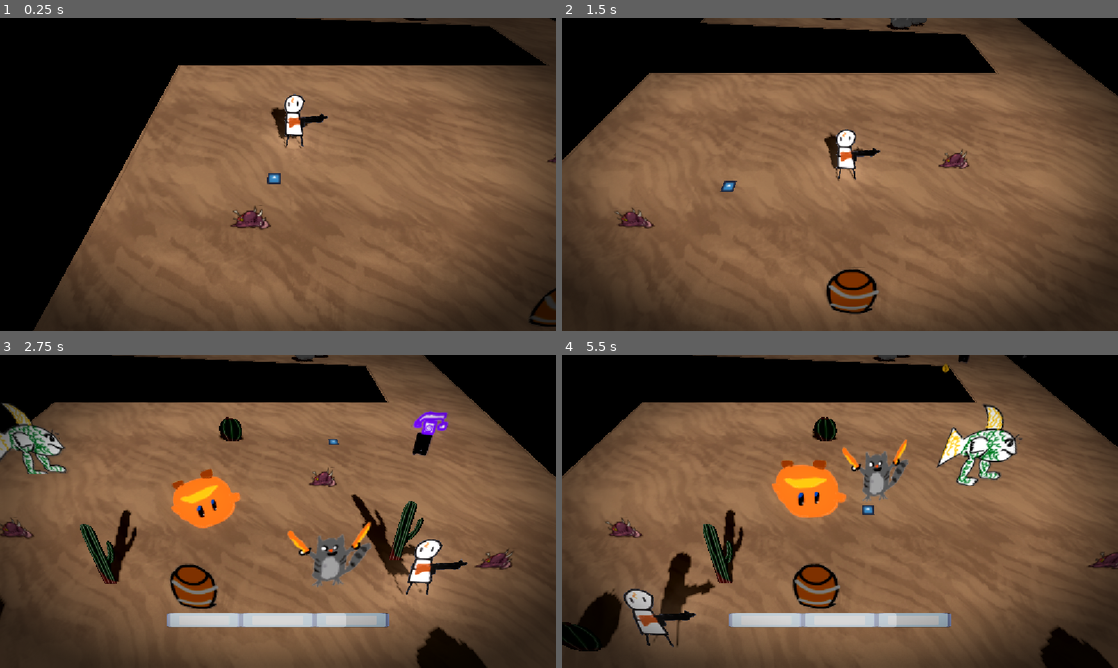
Above: before the commit, frames 1-4 (two rows, left to right).
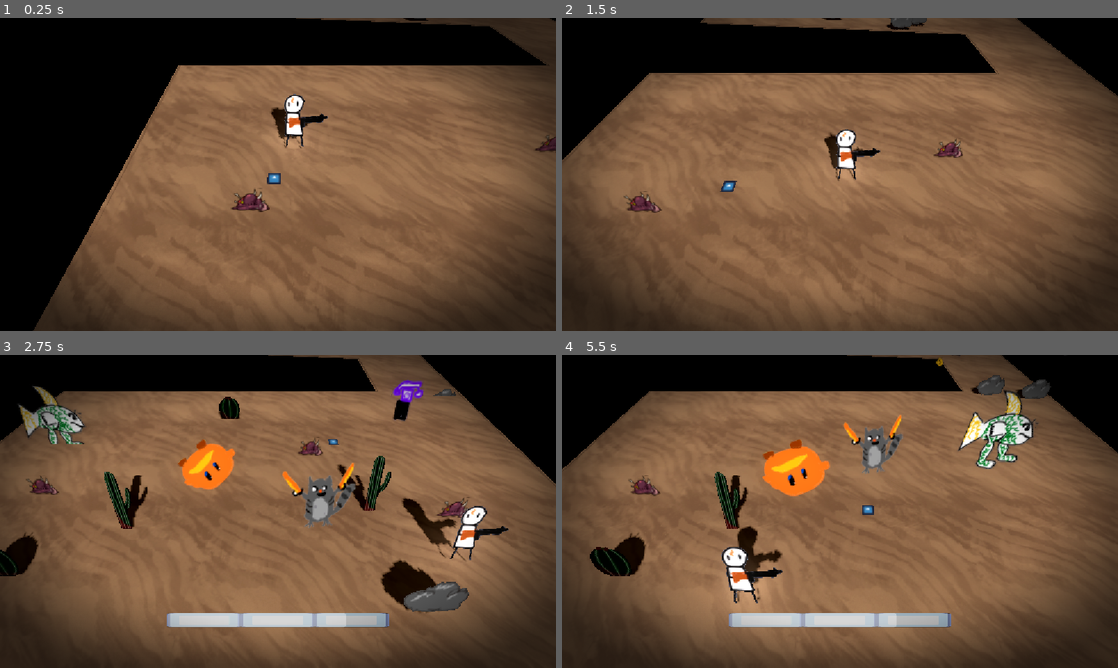
Above: after the commit, the same moments.

Repository: gmuGADIG/DEADSHOT
Game: Godot game, scene res://world/levels/desert_large/level_desert_large.tscn
Two runs of this game, one before a commit and one after it. Both use one fixed random seed, a clock stepped at 60 frames per second and the inputs below. This scene is started directly instead of the project's main scene. The engine's default icon, where the game draws it, is replaced by a stand-in: a white triangle on a blue panel in a dark square.
Inputs (mouse positions are in pixels of both pictures, inside the frame that each line leads up to):
- Up to frame 1 (0.25 s): no input
- Up to frame 2 (1.5 s): move the mouse to (962, 158) at 0.52 s; press the mouse at (962, 158) at 0.53 s; hold D (move_right) 0.53-1.28 s; move the mouse to (728, 190) at 1.27 s; release the mouse at (728, 190) at 1.28 s; hold S (move_down) from 1.28 s (still down); tap E (interact) at 1.35 s
- Up to frame 3 (2.75 s): move the mouse to (333, 442) at 2.02 s; release S (move_down) at 2.03 s; hold D (move_right) from 2.03 s (still down); tap Space (roll) at 2.1 s
- Up to frame 4 (5.5 s): move the mouse to (812, 574) at 2.77 s; release D (move_right) at 2.78 s; hold W (move_up) 2.78-3.53 s; right-click (812, 574) at 2.85 s; move the mouse to (1006, 558) at 3.52 s; press the mouse at (1006, 558) at 3.53 s; hold A (move_left) 3.53-5.03 s; move the mouse to (673, 464) at 4.27 s; release the mouse at (673, 464) at 4.28 s; tap E (interact) at 4.35 s; move the mouse to (867, 511) at 5.02 s; hold S (move_down) from 5.03 s (still down); tap Space (roll) at 5.1 s

The runs differ from the first frame. In frame 1, 0.9% of the frame differs, in the area x 41-100%, y 37-99%; in frame 2, 1.9%; in frame 3, 25%, in the area x 0-100%, y 0-100%; in frame 4, 24%.

Commit message:
Added test encounters to large desert

Diff:
--- a/world/levels/desert_large/level_desert_large.tscn
+++ b/world/levels/desert_large/level_desert_large.tscn
@@ -28,12 +28,15 @@
 [sub_resource type="BoxShape3D" id="BoxShape3D_b84ov"]
 size = Vector3(10, 3, 10)
 
+[sub_resource type="BoxShape3D" id="BoxShape3D_r6j0u"]
+size = Vector3(10, 3, 6.2387695)
+
 [node name="LevelDesertLarge" instance=ExtResource("1_b00wy")]
 
-[node name="Sun" parent="." index="0"]
+[node name="Sun" parent="." index="1"]
 transform = Transform3D(1.1169649, -0.25272667, 0.34373936, 0, 0.74771696, 0.8020474, -0.45971853, -0.61404276, 0.8351737, 0.42948622, -1.6040947, -2.130066)
 
-[node name="World" parent="." index="1"]
+[node name="World" parent="." index="2"]
 transform = Transform3D(1.2078707, 0, 0, 0, 1, 0, 0, 0, 1.2078707, 10.2078705, 0, -14.110956)
 navigation_mesh = SubResource("NavigationMesh_afdcq")
 
@@ -42,7 +45,7 @@
 curve = SubResource("Curve3D_5t0jw")
 material = ExtResource("2_5t0jw")
 
-[node name="EntryPoints" parent="." index="2"]
+[node name="EntryPoints" parent="." index="3"]
 transform = Transform3D(1, 0, 0, 0, 1, 0, 0, 0, 1, 0.10973072, 0, 1.4328089)
 
 [node name="Left" type="Node3D" parent="EntryPoints" index="0"]
@@ -50,6 +53,9 @@
 
 [node name="Right" type="Node3D" parent="EntryPoints" index="1"]
 transform = Transform3D(1, 0, 0, 0, 1, 0, 0, 0, 1, 14.105401, 0, 26.48222)
+
+[node name="Enemies" type="Node3D" parent="." index="4"]
+transform = Transform3D(1, 0, 0, 0, 1, 0, 0, 0, 1, 13, 0, -7)
 
 [node name="Entry_North" parent="TransitionAreas" index="0" instance=ExtResource("2_8watp")]
 transform = Transform3D(-5.2797706e-08, 0, 1.2078707, 0, 1, 0, -1.2078707, 0, -5.2797706e-08, 14.428501, 0, 2.526321)
@@ -61,10 +67,7 @@
 target_scene = "uid://d0lbvne2ofk7c"
 target_entry_point = "Left"
 
-[node name="Enemies" type="Node3D" parent="." index="4"]
-transform = Transform3D(1, 0, 0, 0, 1, 0, 0, 0, 1, 13, 0, -7)
-
-[node name="Player" parent="." index="5"]
+[node name="Player" parent="." index="6"]
 transform = Transform3D(1.2078707, 0, 0, 0, 1, 0, 0, 0, 1.2078707, 6.2078705, 0, -10.415741)
 
 [node name="Boulder" type="Node" parent="." index="7"]
@@ -102,83 +105,102 @@
 [node name="Boulder12" parent="Boulder" index="10" instance=ExtResource("7_afdcq")]
 transform = Transform3D(1, 0, 0, 0, 1, 0, 0, 0, 1, 15.4549465, 0.17816478, -31.566849)
 
-[node name="Boulder13" parent="Boulder" index="11" instance=ExtResource("7_afdcq")]
-transform = Transform3D(1, 0, 0, 0, 1, 0, 0, 0, 1, 19.207636, 0.17816505, -46.157387)
-
-[node name="Boulder14" parent="Boulder" index="12" instance=ExtResource("7_afdcq")]
-transform = Transform3D(1, 0, 0, 0, 1, 0, 0, 0, 1, 19.14983, 0.17816395, -47.24311)
-
-[node name="Boulder15" parent="Boulder" index="13" instance=ExtResource("7_afdcq")]
-transform = Transform3D(1, 0, 0, 0, 1, 0, 0, 0, 1, 20.913963, 0.17816347, -47.29476)
-
 [node name="Cacti" type="Node" parent="." index="8"]
 
 [node name="Small_Cacti" type="Node" parent="Cacti" index="0"]
 
 [node name="Large_Cacti" type="Node" parent="Cacti" index="1"]
 
-[node name="CactusLarge3" parent="Cacti/Large_Cacti" index="0" instance=ExtResource("4_xa3ak")]
-transform = Transform3D(1, 0, 0, 0, 1, 0, 0, 0, 1, 8.384895, -1.6032386e-06, -44.77323)
-
 [node name="Tumbleweeds" type="Node" parent="." index="9"]
 
-[node name="Tumbleweed2" parent="Tumbleweeds" index="0" instance=ExtResource("9_bu2xb")]
-transform = Transform3D(1, 0, 0, 0, 1, 0, 0, 0, 1, 16.675835, 0.18278296, -44.48444)
-
-[node name="Tumbleweed3" parent="Tumbleweeds" index="1" instance=ExtResource("9_bu2xb")]
-transform = Transform3D(1, 0, 0, 0, 1, 0, 0, 0, 1, 23.102127, 0.18278383, -50.378468)
-
-[node name="CactusSmall" parent="Tumbleweeds" index="2" instance=ExtResource("8_bu2xb")]
-transform = Transform3D(1, 0, 0, 0, 1, 0, 0, 0, 1, 19.142859, -2.7973333e-06, -51.416737)
-
-[node name="Barrel" parent="Tumbleweeds" index="3" instance=ExtResource("8_afdcq")]
-transform = Transform3D(1, 0, 0, 0, 1, 0, 0, 0, 1, 14.82678, 0.06111574, -49.835487)
-
-[node name="Barrel2" parent="Tumbleweeds" index="4" instance=ExtResource("8_afdcq")]
-transform = Transform3D(1, 0, 0, 0, 1, 0, 0, 0, 1, 12.6748905, 0.061111998, -47.962082)
-
-[node name="EncounterDemo" parent="." index="11" instance=ExtResource("9_fpcaa")]
-transform = Transform3D(1, 0, 0, 0, 1, 0, 0, 0, 1, 13.969939, 0, -9.079371)
-
-[node name="EncounterShape" type="CollisionShape3D" parent="EncounterDemo" index="1"]
-transform = Transform3D(1, 0, 0, 0, 1, 0, 0, 0, 1, 0, 0, 7.476664)
+[node name="Encounter" parent="." index="11" instance=ExtResource("9_fpcaa")]
+transform = Transform3D(1, 0, 0, 0, 1, 0, 0, 0, 1, 13.922832, 0, -7.2804475)
+
+[node name="EncounterShape" type="CollisionShape3D" parent="Encounter" index="1"]
+transform = Transform3D(1, 0, 0, 0, 1, 0, 0, 0, 1, 0, 0, 5.0660176)
 shape = SubResource("BoxShape3D_b84ov")
 
-[node name="CactusSmall2" parent="EncounterDemo" index="2" instance=ExtResource("8_bu2xb")]
-transform = Transform3D(1, 0, 0, 0, 1, 0, 0, 0, 1, -1.828599, -5.2422085e-05, -3.7391615)
-
-[node name="CactusLarge" parent="EncounterDemo" index="3" instance=ExtResource("4_xa3ak")]
-transform = Transform3D(1, 0, 0, 0, 1, 0, 0, 0, 1, 5.1270914, -2.0367612e-07, 2.9800472)
-
-[node name="Tumbleweed" parent="EncounterDemo" index="4" instance=ExtResource("9_bu2xb")]
-transform = Transform3D(1, 0, 0, 0, 1, 0, 0, 0, 1, -2.0461931, 0.18278442, 1.452827)
-
-[node name="Boulder" parent="EncounterDemo" index="5" instance=ExtResource("7_afdcq")]
-transform = Transform3D(1, 0, 0, 0, 1, 0, 0, 0, 1, 5.8415976, 0.17816657, 7.0088005)
-
-[node name="CactusSmall" parent="EncounterDemo" index="6" instance=ExtResource("8_bu2xb")]
-transform = Transform3D(1, 0, 0, 0, 1, 0, 0, 0, 1, -8.36802, 3.8467604e-07, 6.0615253)
-
-[node name="CactusLarge2" parent="EncounterDemo" index="7" instance=ExtResource("4_xa3ak")]
-transform = Transform3D(1, 0, 0, 0, 1, 0, 0, 0, 1, -4.897048, -6.496742e-07, 3.8322191)
-
-[node name="Meat" parent="EncounterDemo" index="8" instance=ExtResource("10_r6j0u")]
-transform = Transform3D(1, 0, 0, 0, 1, 0, 0, 0, 1, 2.8820887, 0, -0.141716)
-
-[node name="Meat2" parent="EncounterDemo" index="9" instance=ExtResource("10_r6j0u")]
-transform = Transform3D(1, 0, 0, 0, 1, 0, 0, 0, 1, -9.306729, 0, 2.5225048)
-
-[node name="Meat3" parent="EncounterDemo" index="10" instance=ExtResource("10_r6j0u")]
-transform = Transform3D(1, 0, 0, 0, 1, 0, 0, 0, 1, 8.414924, 0, 3.761386)
-
-[node name="Wilder" parent="EncounterDemo" index="11" instance=ExtResource("11_4q5tc")]
-transform = Transform3D(1, 0, 0, 0, 1, 0, 0, 0, 1, 8.078797, 0, -1.4001245)
-
-[node name="LonghornEnemy" parent="EncounterDemo" index="12" instance=ExtResource("12_qk81x")]
-transform = Transform3D(1, 0, 0, 0, 1, 0, 0, 0, 1, -10.863417, 0, -1.5842924)
-
-[node name="EnemyTest" parent="EncounterDemo" index="13" instance=ExtResource("13_r6j0u")]
-transform = Transform3D(1, 0, 0, 0, 1, 0, 0, 0, 1, 2.240838, 0, 3.9463587)
-
-[node name="Barrel" parent="EncounterDemo" index="14" instance=ExtResource("8_afdcq")]
-transform = Transform3D(1, 0, 0, 0, 1, 0, 0, 0, 1, -1.7318039, 0, 4.817692)
+[node name="CactusSmall2" parent="Encounter" index="2" instance=ExtResource("8_bu2xb")]
+transform = Transform3D(1, 0, 0, 0, 1, 0, 0, 0, 1, -1.828599, -5.2422085e-05, -6.1498084)
+
+[node name="CactusLarge" parent="Encounter" index="3" instance=ExtResource("4_xa3ak")]
+transform = Transform3D(1, 0, 0, 0, 1, 0, 0, 0, 1, 5.1270914, -2.0367612e-07, 0.5694008)
+
+[node name="Tumbleweed" parent="Encounter" index="4" instance=ExtResource("9_bu2xb")]
+transform = Transform3D(1, 0, 0, 0, 1, 0, 0, 0, 1, -2.0461931, 0.18278442, -0.95781946)
+
+[node name="Boulder" parent="Encounter" index="5" instance=ExtResource("7_afdcq")]
+transform = Transform3D(1, 0, 0, 0, 1, 0, 0, 0, 1, 5.8415976, 0.17816657, 4.598154)
+
+[node name="CactusSmall" parent="Encounter" index="6" instance=ExtResource("8_bu2xb")]
+transform = Transform3D(1, 0, 0, 0, 1, 0, 0, 0, 1, -8.36802, 3.8467604e-07, 3.650879)
+
+[node name="CactusLarge2" parent="Encounter" index="7" instance=ExtResource("4_xa3ak")]
+transform = Transform3D(1, 0, 0, 0, 1, 0, 0, 0, 1, -4.897048, -6.496742e-07, 1.4215727)
+
+[node name="Meat" parent="Encounter" index="8" instance=ExtResource("10_r6j0u")]
+transform = Transform3D(1, 0, 0, 0, 1, 0, 0, 0, 1, 2.8820887, 0, -2.552362)
+
+[node name="Meat2" parent="Encounter" index="9" instance=ExtResource("10_r6j0u")]
+transform = Transform3D(1, 0, 0, 0, 1, 0, 0, 0, 1, -9.306729, 0, 0.11185837)
+
+[node name="Meat3" parent="Encounter" index="10" instance=ExtResource("10_r6j0u")]
+transform = Transform3D(1, 0, 0, 0, 1, 0, 0, 0, 1, 8.414924, 0, 1.3507395)
+
+[node name="Wilder" parent="Encounter" index="11" instance=ExtResource("11_4q5tc")]
+transform = Transform3D(1, 0, 0, 0, 1, 0, 0, 0, 1, 8.078797, 0, -3.8107715)
+
+[node name="LonghornEnemy" parent="Encounter" index="12" instance=ExtResource("12_qk81x")]
+transform = Transform3D(1, 0, 0, 0, 1, 0, 0, 0, 1, -10.863417, 0, -3.9949393)
+
+[node name="EnemyTest" parent="Encounter" index="13" instance=ExtResource("13_r6j0u")]
+transform = Transform3D(1, 0, 0, 0, 1, 0, 0, 0, 1, 2.240838, 0, 1.5357122)
+
+[node name="Barrel" parent="Encounter" index="14" instance=ExtResource("8_afdcq")]
+transform = Transform3D(1, 0, 0, 0, 1, 0, 0, 0, 1, -1.7318039, 0, 2.4070454)
+
+[node name="Boulder2" parent="Encounter" index="15" instance=ExtResource("7_afdcq")]
+transform = Transform3D(1, 0, 0, 0, 1, 0, 0, 0, 1, 12.867116, 0, -9.018074)
+
+[node name="Boulder3" parent="Encounter" index="16" instance=ExtResource("7_afdcq")]
+transform = Transform3D(1, 0, 0, 0, 1, 0, 0, 0, 1, 10.0113, 0, -9.621494)
+
+[node name="Encounter2" parent="." index="14" instance=ExtResource("9_fpcaa")]
+transform = Transform3D(1, 0, 0, 0, 1, 0, 0, 0, 1, 15.033054, 0, -46.61792)
+
+[node name="EncounterShape" type="CollisionShape3D" parent="Encounter2" index="1"]
+transform = Transform3D(1, 0, 0, 0, 1, 0, 0, 0, 1, 10.305538, 0, 3.310524)
+shape = SubResource("BoxShape3D_r6j0u")
+
+[node name="Boulder13" parent="Encounter2" index="2" instance=ExtResource("7_afdcq")]
+transform = Transform3D(1, 0, 0, 0, 1, 0, 0, 0, 1, 4.1745815, 0.17816505, 0.46053314)
+
+[node name="Boulder14" parent="Encounter2" index="3" instance=ExtResource("7_afdcq")]
+transform = Transform3D(1, 0, 0, 0, 1, 0, 0, 0, 1, 4.1167755, 0.17816395, -0.62519073)
+
+[node name="Boulder15" parent="Encounter2" index="4" instance=ExtResource("7_afdcq")]
+transform = Transform3D(1, 0, 0, 0, 1, 0, 0, 0, 1, 5.880909, 0.17816347, -0.67684174)
+
+[node name="CactusLarge3" parent="Encounter2" index="5" instance=ExtResource("4_xa3ak")]
+transform = Transform3D(1, 0, 0, 0, 1, 0, 0, 0, 1, -6.648159, -1.6032386e-06, 1.8446884)
+
+[node name="Tumbleweed2" parent="Encounter2" index="6" instance=ExtResource("9_bu2xb")]
+transform = Transform3D(1, 0, 0, 0, 1, 0, 0, 0, 1, 1.6427803, 0.18278296, 2.13348)
+
+[node name="Tumbleweed3" parent="Encounter2" index="7" instance=ExtResource("9_bu2xb")]
+transform = Transform3D(1, 0, 0, 0, 1, 0, 0, 0, 1, 8.069073, 0.18278383, -3.7605476)
+
+[node name="CactusSmall" parent="Encounter2" index="8" instance=ExtResource("8_bu2xb")]
+transform = Transform3D(1, 0, 0, 0, 1, 0, 0, 0, 1, 4.109804, -2.7973333e-06, -4.7988167)
+
+[node name="Barrel" parent="Encounter2" index="9" instance=ExtResource("8_afdcq")]
+transform = Transform3D(1, 0, 0, 0, 1, 0, 0, 0, 1, -0.20627403, 0.06111574, -3.2175674)
+
+[node name="Barrel2" parent="Encounter2" index="10" instance=ExtResource("8_afdcq")]
+transform = Transform3D(1, 0, 0, 0, 1, 0, 0, 0, 1, -2.3581638, 0.061111998, -1.344162)
+
+[node name="EnemyTest" parent="Encounter2" index="11" instance=ExtResource("13_r6j0u")]
+transform = Transform3D(1, 0, 0, 0, 1, 0, 0, 0, 1, -3.194376, -4.7683716e-07, 2.933094)
+
+[node name="EnemyTest2" parent="Encounter2" index="12" instance=ExtResource("13_r6j0u")]
+transform = Transform3D(1, 0, 0, 0, 1, 0, 0, 0, 1, 2.6241207, -4.7683716e-07, -3.4596825)
Not shown: 1 places in world/levels/desert_large/level_desert_large.tscn that only renumber resources
